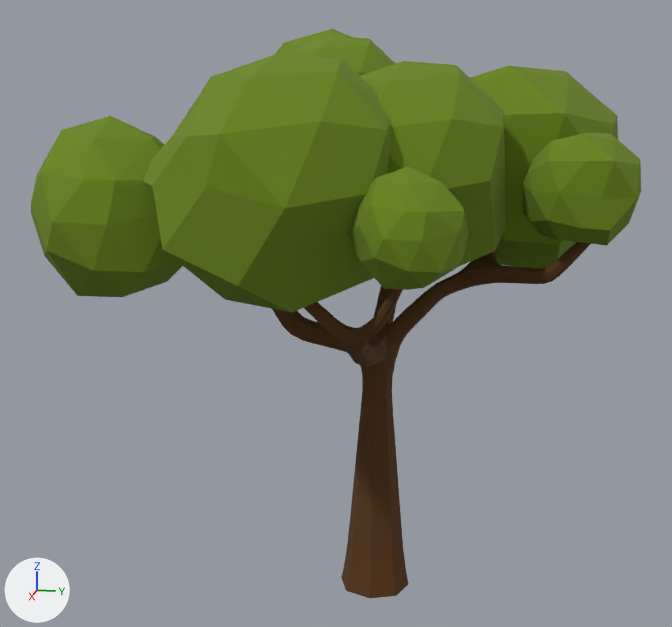
Before and after pictures for a commit that changed the Blender file Blender/environment/dunklerbaum.blend.
The view is the same before and after, from a 50 mm lens placed at (12.71, 1.09, 7.94), pointed at (-1.29, -1.71, 4.44). Arrows for +X, +Y and +Z are at lower left; the lights stay in place.

The scene before the commit, as lines of its bpy script (objects in view):
```python
me_plane_001 = bpy.data.meshes.new('Plane.001')
me_plane_001.from_pydata(...)  # 2510 vertices, 2888 faces; spans x -5.04..2.42, y -5.76..2.63, z 0.0..8.87
me_plane_001.materials.append(mat_tree123)  # its picture is missing
ob_plane = bpy.data.objects.new('Plane', me_plane_001)
ob_plane.location = (0.0, 0.0, 0.0)
```
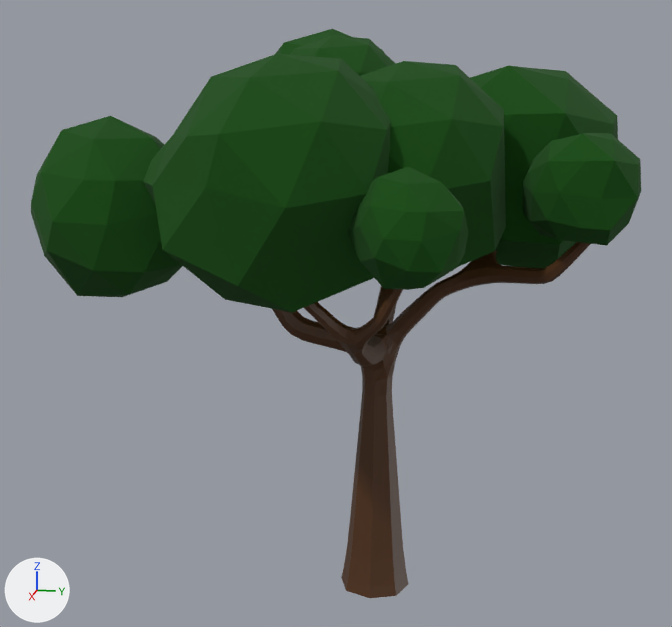
Location of each change, (x1, y1, x2, y2) in pixels of the pictures (672 x 627 px):
part 1 of me_plane_001, recoloured
    both: (31, 29, 641, 312)
part 2 of me_plane_001, recoloured
    both: (272, 242, 590, 598)

The edits, one by one:
Material 'Baum grün' (mat_baum_grün) is new.
Its base color is (0.00294, 0.0715, 0.0) (dark green #0a4c00).
Its roughness is 1.0.
Material 'stamm' (mat_stamm) is new.
Its base color is (0.0817, 0.0295, 0.00655) (brown #513013).
me_plane_001 has 2510 vertices, 2888 faces and spans x -5.04..2.42, y -5.76..2.63, z 0.0..8.87.
me_plane_001 is used by ob_plane; location (0.0, 0.0, 0.0).
me_plane_001 part 1: 1717 of the faces centred in x -4.98..2.35, y -5.6..2.6, z 4.92..8.66 switch from mat_tree123 (its picture is missing) to mat_baum_grün (dark green #0a4c00).
me_plane_001 part 2: 1171 of the faces centred in x -4.1..1.66, y -3.65..2.03, z 0.0..7.17 switch from mat_tree123 (its picture is missing) to mat_stamm (brown #513013).
